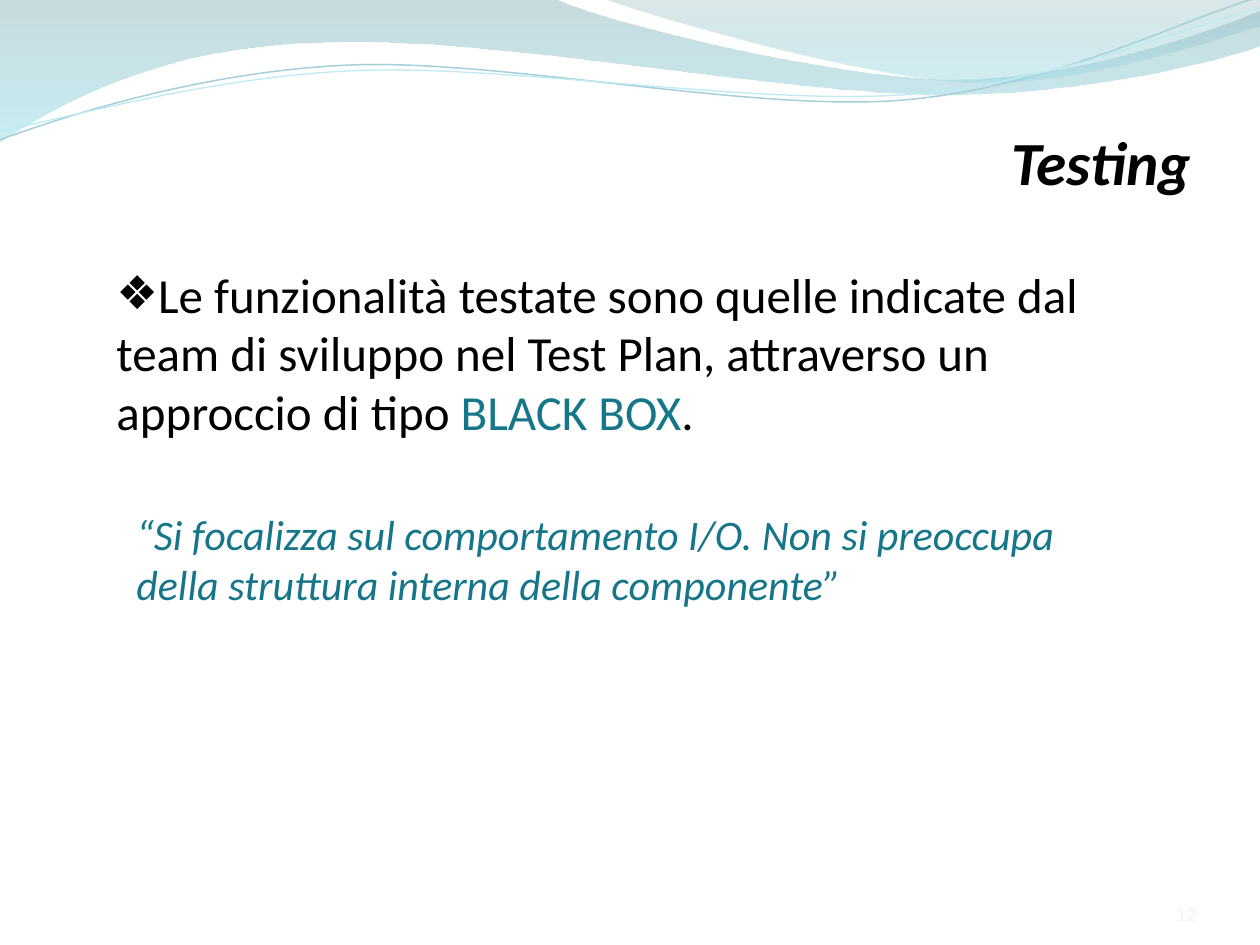
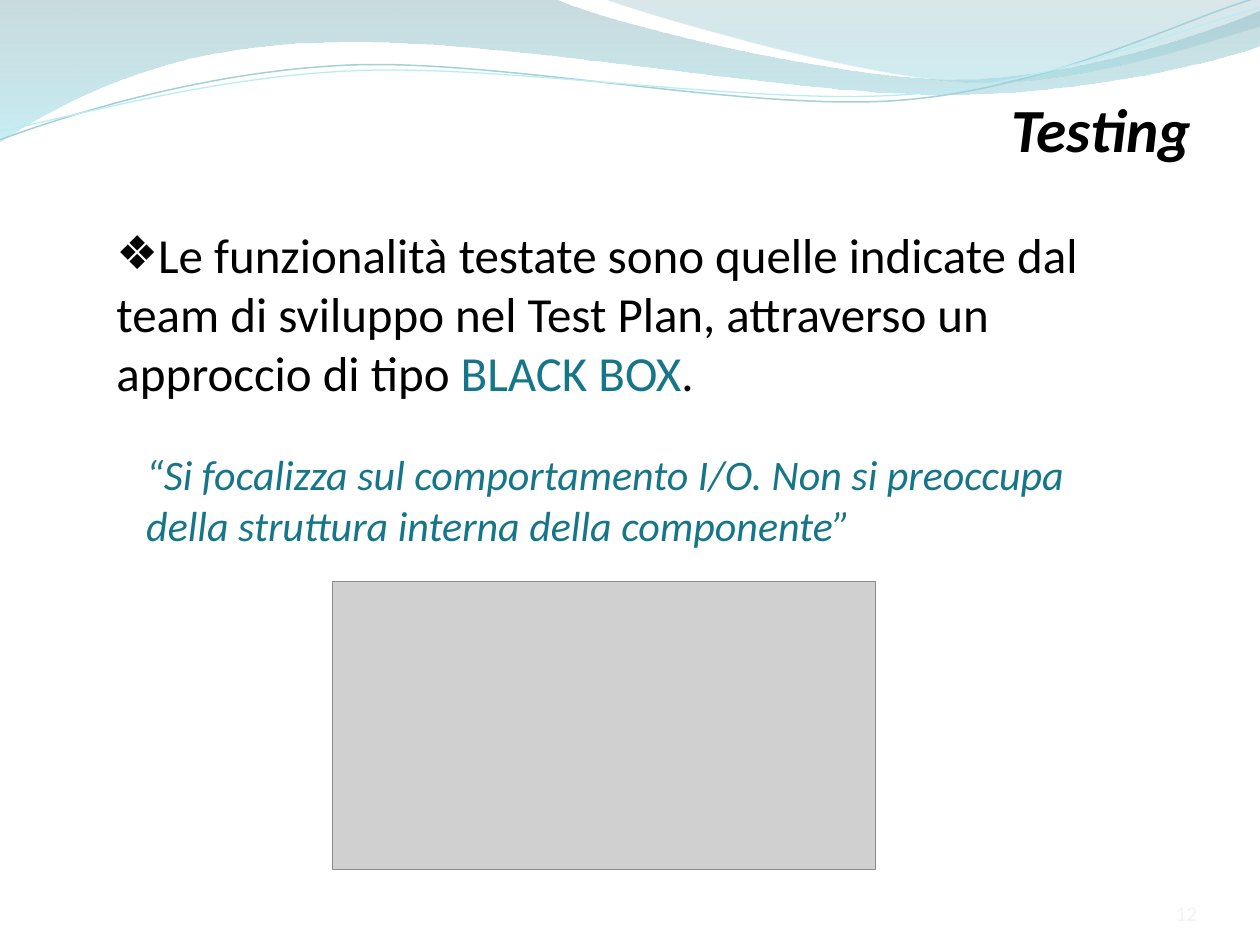
Before and after one commit to ammirate/at-silo, a slide deck: slide 12 of Presentazione/Atsilo2/Ferrara/Ferrara_M_PresentazioneFinale.pptx. Drawn at 1260x945 pixels with LibreOffice and Linux fonts; fonts in the diff are those of the drawing; grey boxes stand for pictures. Boxes give left, top, right and bottom in pixels: in the first picture for what was removed or moved away, otherwise in the second. Text is boxed around its words. In the diff, an @@ line names an element or a change of style, - is before the commit and + after.

```diff
--- a/Presentazione/Atsilo2/Ferrara/Ferrara_M_PresentazioneFinale.pptx
+++ b/Presentazione/Atsilo2/Ferrara/Ferrara_M_PresentazioneFinale.pptx
@@ text "Testing": place and size @@
-text "Testing" at bbox=[1011, 142, 1191, 196]
+text "Testing" at bbox=[1011, 109, 1191, 163]
@@ text "Le funzionalità testate sono quelle ...": place and size @@
-text "Le funzionalità testate sono quelle ..." at bbox=[116, 279, 1077, 438]
+text "Le funzionalità testate sono quelle ..." at bbox=[116, 239, 1077, 399]
@@ text "“Si focalizza sul comportamento I/O. ...": place and size @@
-text "“Si focalizza sul comportamento I/O. ..." at bbox=[136, 520, 1054, 607]
+text "“Si focalizza sul comportamento I/O. ..." at bbox=[146, 460, 1064, 548]
@@ picture added at bbox=[333, 582, 876, 871] @@
```
Also in this commit, not shown: 10 other slides changed, 2 slides added.
